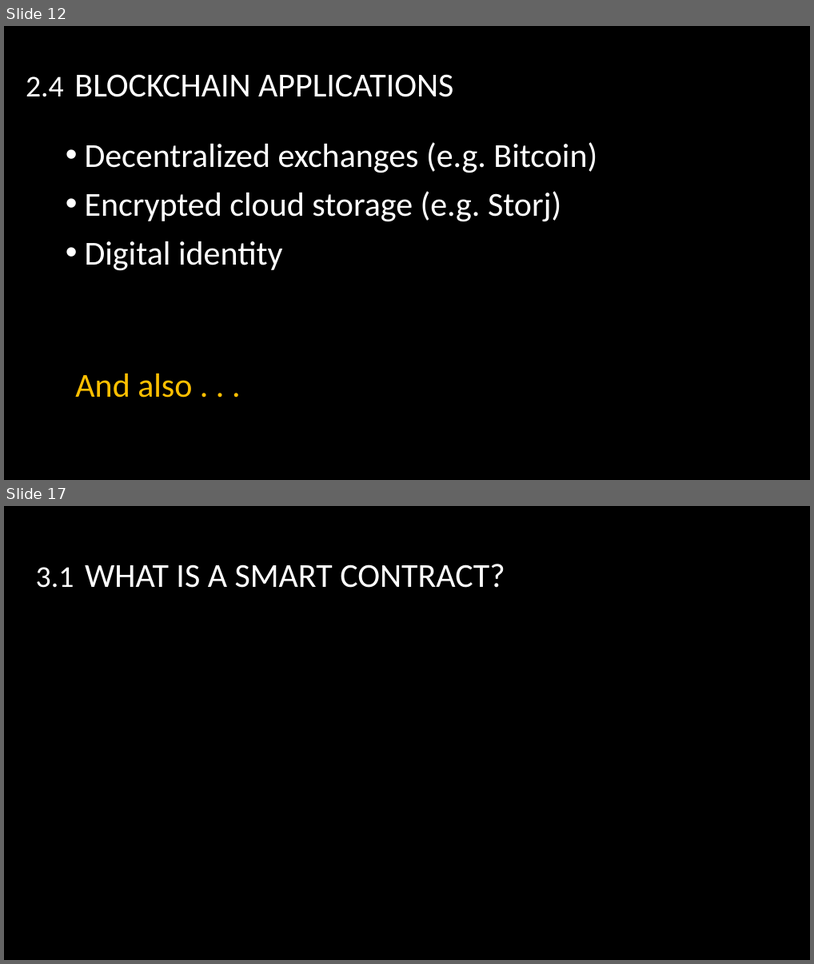
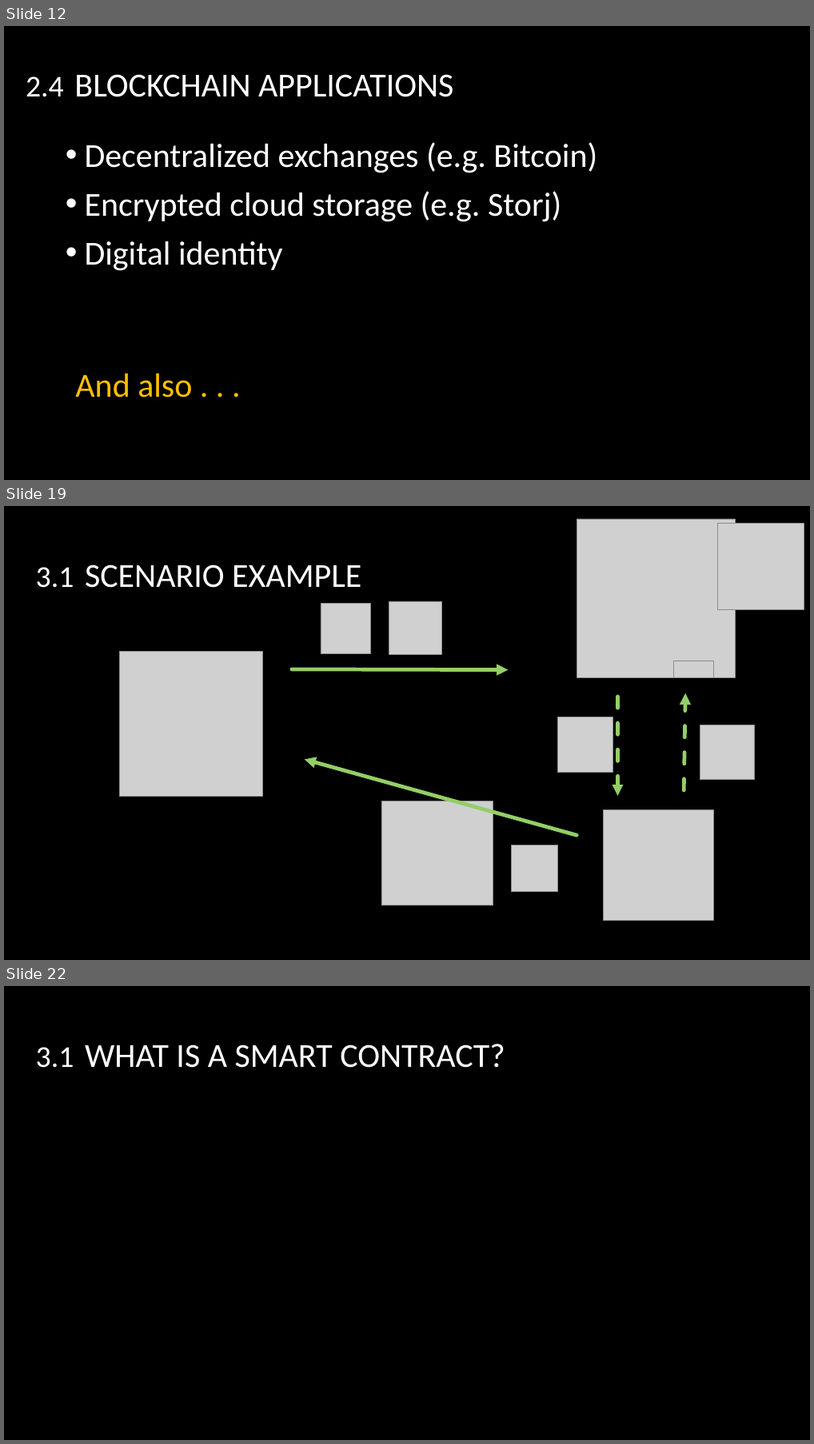
Before and after one commit to lucaspelloni2/SeminarSmartContracts, a slide deck: presentation_SC.pptx. Shown one above the other, each under a label of ours: slides 12 and 17 before the commit, slides 12, 19 and 22 after it; the slides between them are not shown. The pictures are 814x964 and 814x1444 pixels, drawn with LibreOffice and Linux fonts; fonts in the diff are those of the drawing; grey boxes stand for pictures; background and template pictures are left out. Boxes give left, top, right and bottom in pixels: in the first picture for what was removed or moved away, otherwise in the second. Text is boxed around its words. In the diff, an @@ line names an element or a change of style, - is before the commit and + after.

```diff
--- a/presentation_SC.pptx
+++ b/presentation_SC.pptx
@@ slide 19 added at (x1=4, y1=506, x2=810, y2=960), background picture (left out) @@
@@ picture added at (x1=577, y1=519, x2=735, y2=677) @@
@@ picture added at (x1=718, y1=523, x2=804, y2=609) @@
@@ title added at (x1=36, y1=564, x2=362, y2=588), 40 pt, text #FFFFFF @@
+3.1 SCENARIO EXAMPLE
@@ picture added at (x1=390, y1=601, x2=442, y2=654) @@
@@ picture added at (x1=321, y1=604, x2=371, y2=654) @@
@@ picture added at (x1=119, y1=652, x2=263, y2=796) @@
@@ arrow added from (292, 669) to (509, 670), #94CE67 4.5 pt @@
@@ picture added at (x1=674, y1=661, x2=714, y2=677) @@
@@ arrow added from (618, 696) to (618, 796), #94CE67 4.5 pt dashed @@
@@ arrow added from (685, 790) to (686, 693), #94CE67 4.5 pt dashed @@
@@ picture added at (x1=558, y1=716, x2=614, y2=772) @@
@@ picture added at (x1=700, y1=725, x2=754, y2=780) @@
@@ arrow added from (577, 835) to (305, 760), #94CE67 4.5 pt @@
@@ picture added at (x1=382, y1=800, x2=494, y2=904) @@
@@ picture added at (x1=603, y1=810, x2=714, y2=920) @@
@@ picture added at (x1=512, y1=845, x2=558, y2=892) @@
@@ what was slide 17 is now slide 22 @@
```
Also in this commit, not shown: 3 slides changed, 4 other slides added.
